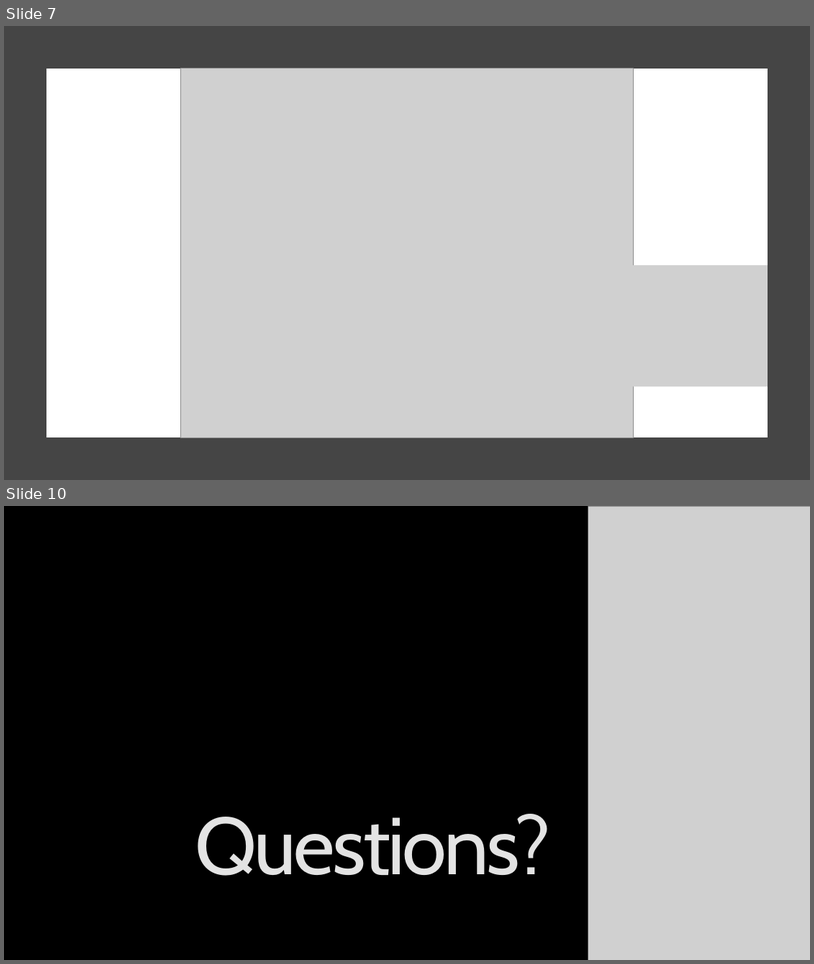
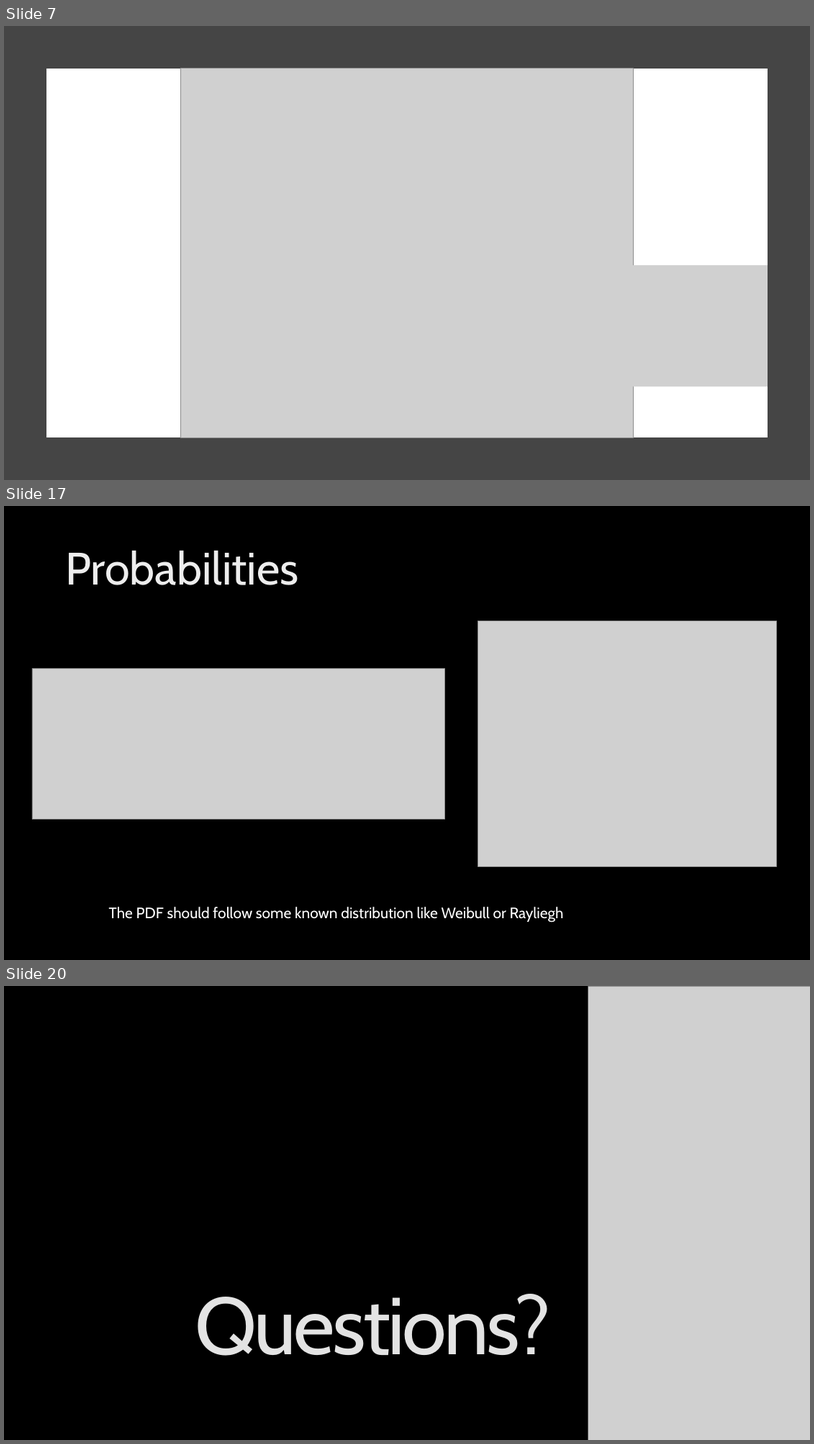
Before and after one commit to Legohead259/OCE2901-Material, a slide deck: presentations/8 - Wave Parameters and Analysis.pptx. Shown one above the other, each under a label of ours: slides 7 and 10 before the commit, slides 7, 17 and 20 after it; the slides between them are not shown. The pictures are 814x964 and 814x1444 pixels, drawn with LibreOffice and Linux fonts; fonts in the diff are those of the drawing; grey boxes stand for pictures; background and template pictures are left out. Boxes give left, top, right and bottom in pixels: in the first picture for what was removed or moved away, otherwise in the second. Text is boxed around its words. In the diff, an @@ line names an element or a change of style, - is before the commit and + after.

```diff
--- a/presentations/8 - Wave Parameters and Analysis.pptx
+++ b/presentations/8 - Wave Parameters and Analysis.pptx
@@ slide 17 added at (x1=4, y1=506, x2=810, y2=960), background picture (left out) @@
@@ title added at (x1=65, y1=550, x2=298, y2=585), 54 pt, text gradient #BFBFBF to #EDEDED to #FFFFFF @@
+Probabilities
@@ picture added at (x1=478, y1=621, x2=777, y2=867) @@
@@ picture added at (x1=32, y1=668, x2=445, y2=819) @@
@@ text added at (x1=109, y1=906, x2=564, y2=922), 18 pt, text #FFFFFF @@
+The PDF should follow some known distribution like Weibull or Rayliegh
@@ what was slide 10 is now slide 20 @@
```
Also in this commit, not shown: 1 slide changed, 10 other slides added, 1 slide removed, 14 other files.
